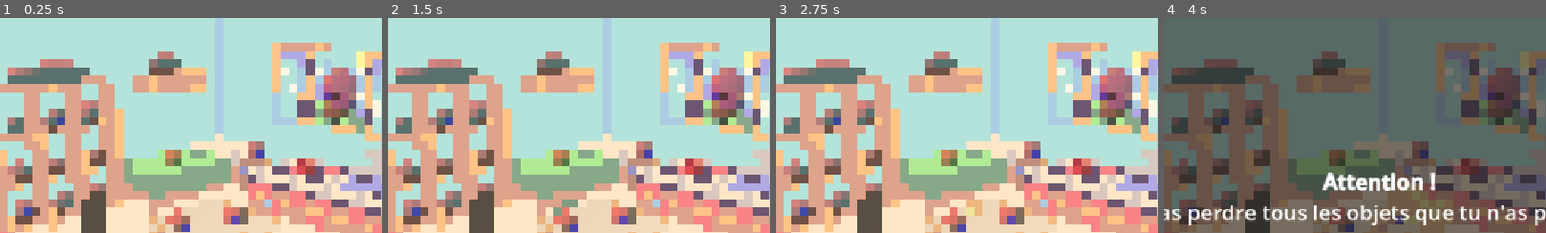
Above: before the commit, frames 1-4 (left to right).
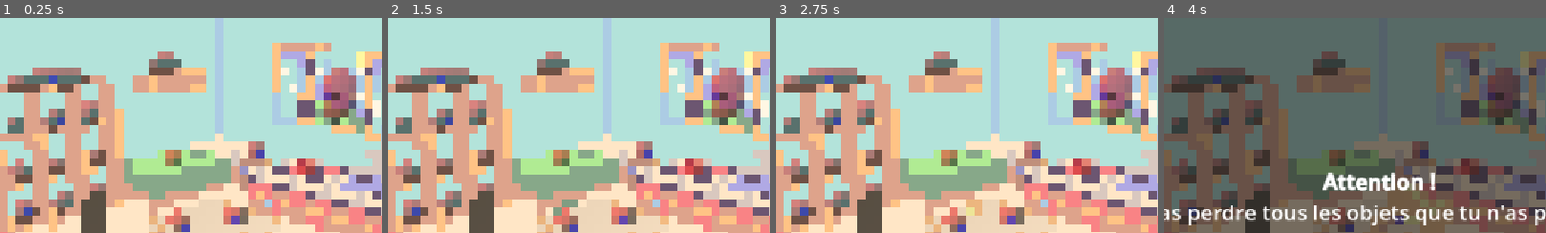
Above: after the commit, the same moments.

Repository: TotoEnF5/enjam-2026
Game: Godot game, scene res://scenes/house.tscn
Two runs of this game, one before a commit and one after it. Both use one fixed random seed, a clock stepped at 60 frames per second and the inputs below. This scene is started directly instead of the project's main scene.
Inputs (mouse positions are % of the whole screen's width and height, from its top left):
- Up to frame 1 (0.25 s): no input
- Up to frame 2 (1.5 s): click (33, 90) at 0.52 s; click (39, 90) at 1.27 s
- Up to frame 3 (2.75 s): click (44, 90) at 2.02 s
- Up to frame 4 (4 s): click (50, 90) at 2.77 s; click "J'ai fini !" at 3.5 s
The pictures show only the part of the screen within x 22-72%, y 0-50%; the shares and areas given below are measured in that part.

The runs differ from the first frame. In frame 1, 2.0% of the frame differs, in the area x 2-24%, y 19-35%; in frame 2, 2.0%; in frame 3, 2.0%; in frame 4, 2.0%.

Commit message:
Update house.tscn

Diff:
--- a/scenes/house.tscn
+++ b/scenes/house.tscn
@@ -171,7 +171,7 @@
 is_etagere_petit = true
 
 [node name="SnapPoint8" parent="Snappers/SnapPoint8" unique_id=532807841 instance=ExtResource("3_wcu0q")]
-transform = Transform3D(4, 0, 0, 0, 1, 0, 0, 0, 1, -1.877471, 5.9721594, 0.0068559647)
+transform = Transform3D(4, 0, 0, 0, 1, 0, 0, 0, 1, -1.877471, 5.714717, 0.0068559647)
 is_floor = false
 is_etagere = true
 
